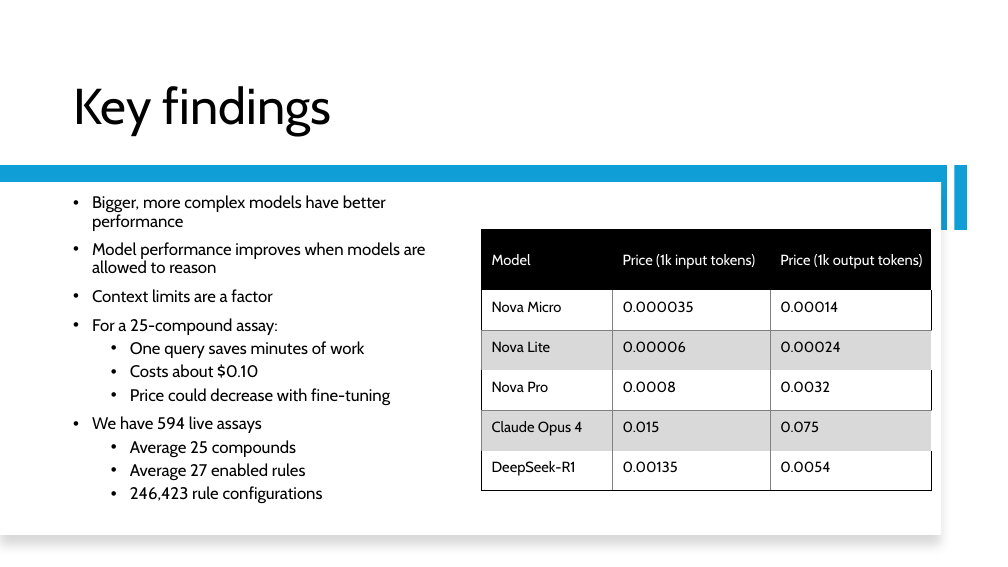
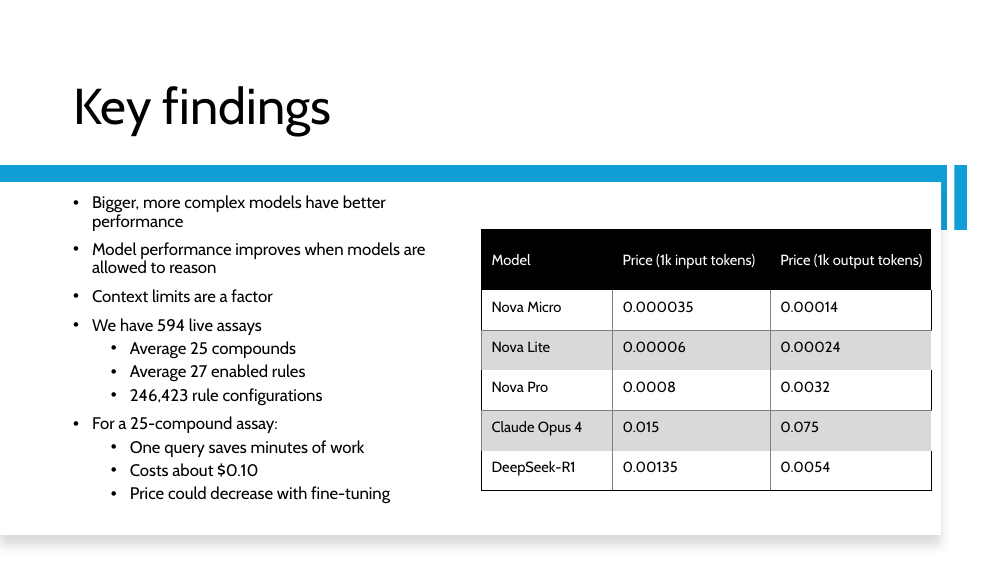
Before and after one commit to jonmontg/lambda-demo, a slide deck: slide 6 of presentation/Presentation.pptx. Drawn at 1008x567 pixels with LibreOffice and Linux fonts; fonts in the diff are those of the drawing. Boxes give left, top, right and bottom in pixels: in the first picture for what was removed or moved away, otherwise in the second. Text is boxed around its words. In the diff, an @@ line names an element or a change of style, - is before the commit and + after.

```diff
--- a/presentation/Presentation.pptx
+++ b/presentation/Presentation.pptx
@@ text at (92, 318, 323, 405): paragraphs added @@
+• We have 594 live assays
+  • Average 25 compounds
+  • Average 27 enabled rules
+  • 246,423 rule configurations
@@ text at (92, 416, 323, 504): paragraphs removed @@
-• We have 594 live assays
-  • Average 25 compounds
-  • Average 27 enabled rules
-  • 246,423 rule configurations
```
Also in this commit, not shown: 2 other slides changed, 1 slide added, 1 slide removed, 2 other files.
